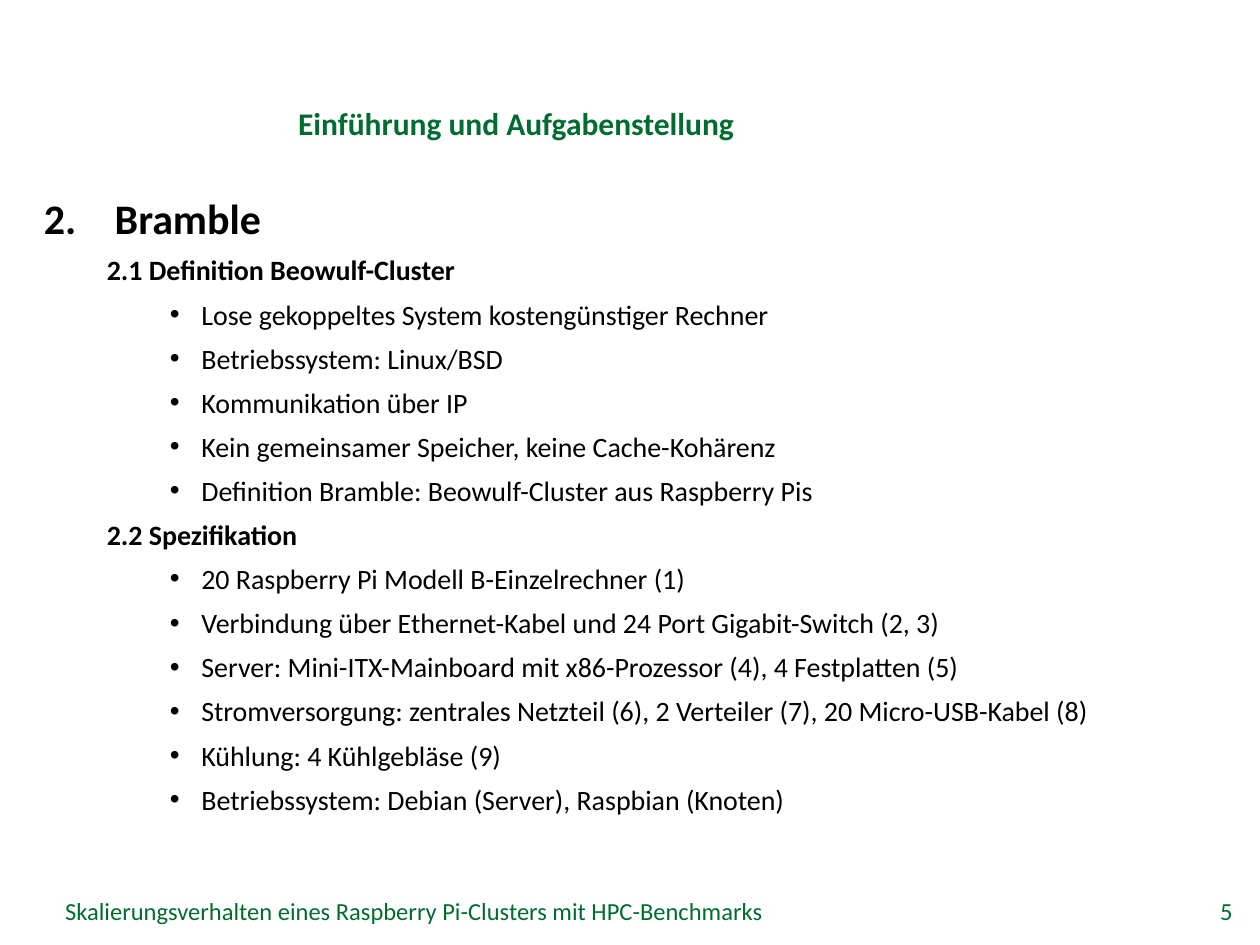
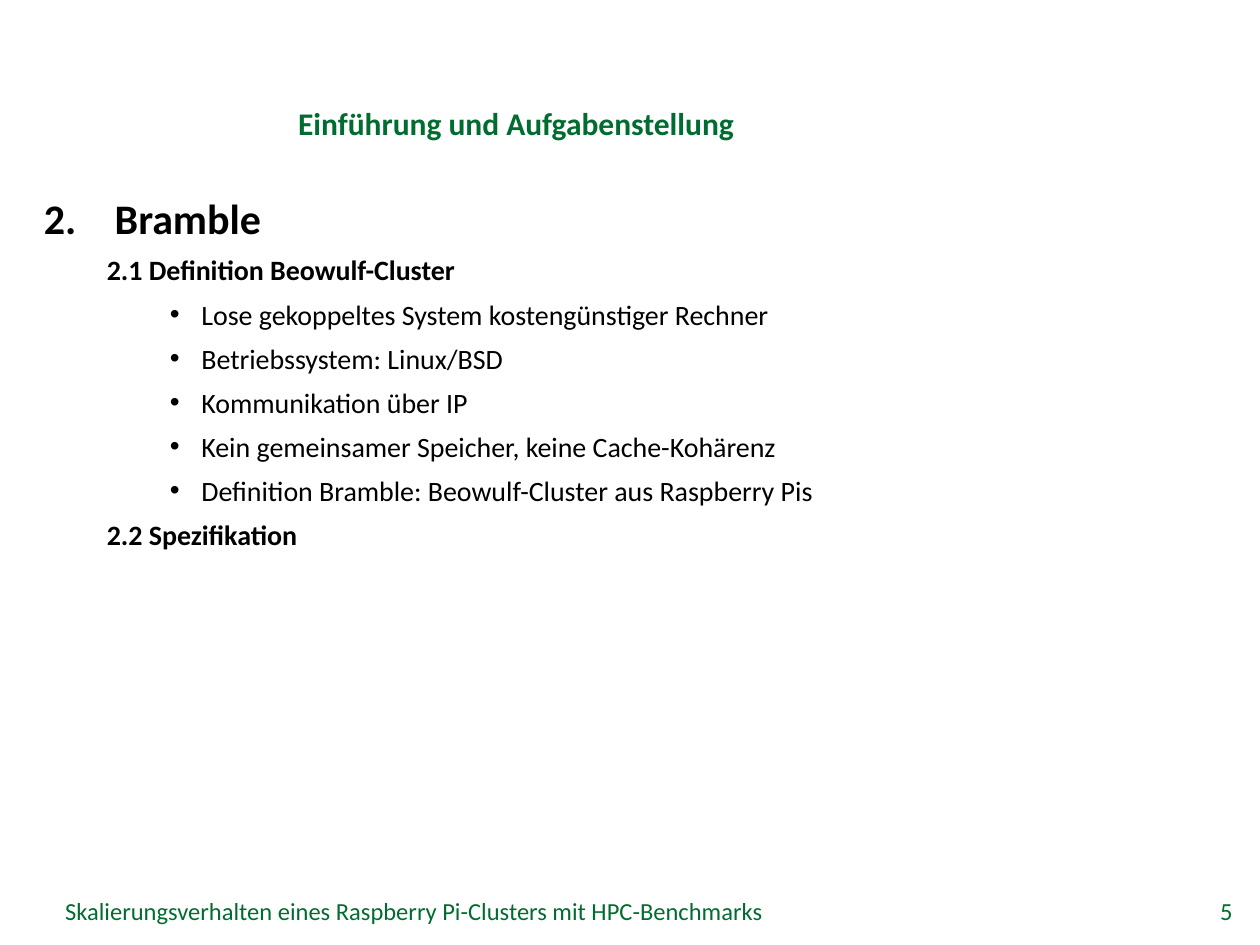
Before and after one commit to missgreenwood/bachelor-arbeit, a slide deck: slide 5 of Disputation/grei14.pptx. Drawn at 1260x945 pixels with LibreOffice and Linux fonts; fonts in the diff are those of the drawing; background and template pictures are left out. Boxes give left, top, right and bottom in pixels: in the first picture for what was removed or moved away, otherwise in the second. Text is boxed around its words. In the diff, an @@ line names an element or a change of style, - is before the commit and + after.

```diff
--- a/Disputation/grei14.pptx
+++ b/Disputation/grei14.pptx
@@ text at <box>201,568,1087,815</box>: paragraphs removed @@
-    • 20 Raspberry Pi Modell B-Einzelrechner (1)
-    • Verbindung über Ethernet-Kabel und 24 Port Gigabit-Switch (2, 3)
-    • Server: Mini-ITX-Mainboard mit x86-Prozessor (4), 4 Festplatten (5)
-    • Stromversorgung: zentrales Netzteil (6), 2 Verteiler (7), 20 Micro-USB-Kabel (8)
-    • Kühlung: 4 Kühlgebläse (9)
-    • Betriebssystem: Debian (Server), Raspbian (Knoten)
```
Also in this commit, not shown: 9 other slides changed, 1 other file.
